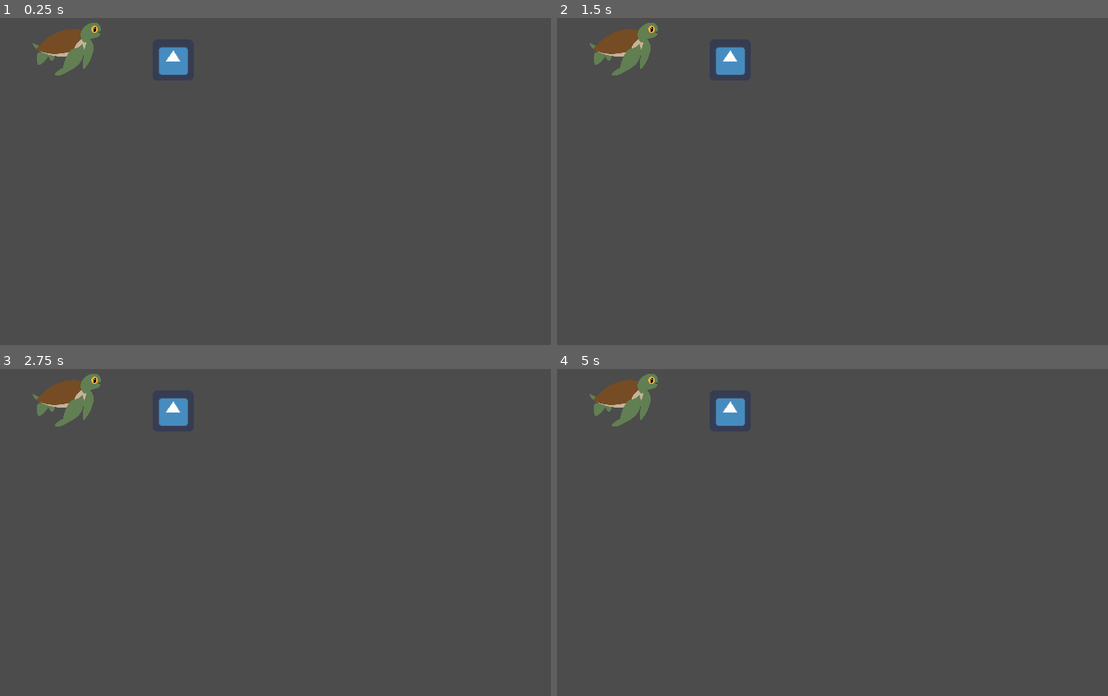
Above: before the commit, frames 1-4 (two rows, left to right).
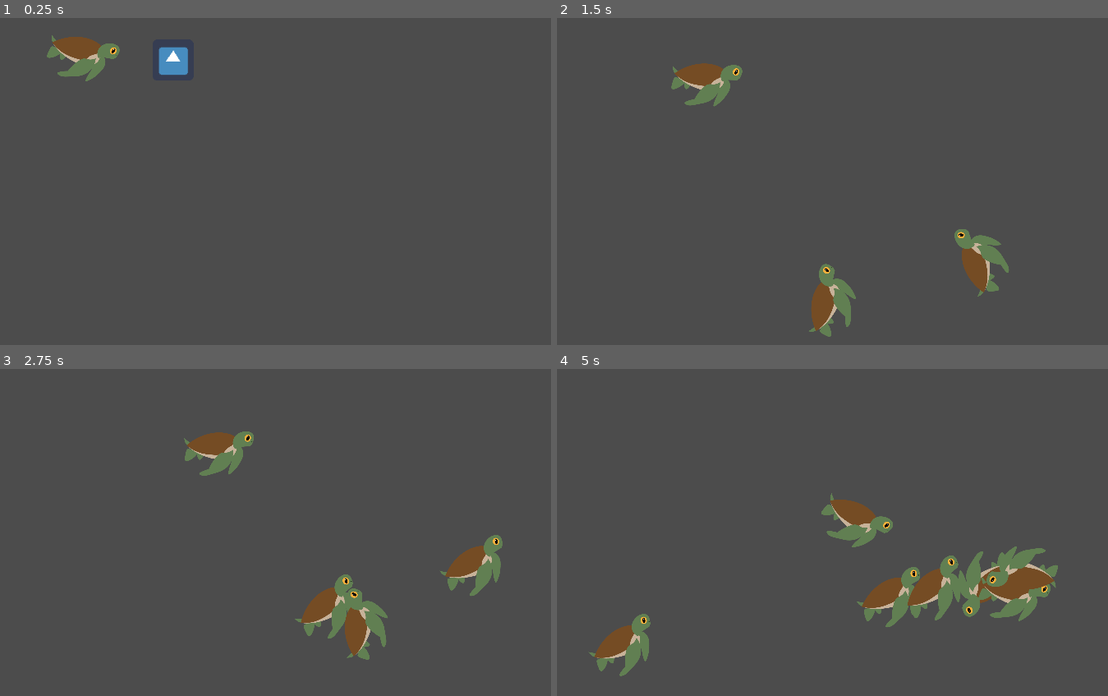
Above: after the commit, the same moments.

Repository: RobinRenggli/godotwildjam41
Game: Godot game, scene res://Ocean.tscn
Two runs of this game, one before a commit and one after it. Both use one fixed random seed, a clock stepped at 60 frames per second and the inputs below. The engine's default icon, where the game draws it, is replaced by a stand-in: a white triangle on a blue panel in a dark square.
Inputs:
- Up to frame 1 (0.25 s): no input
- Up to frame 2 (1.5 s): tap Space (spawn) at 0.6, 1.35 s
- Up to frame 3 (2.75 s): tap Space (spawn) at 2.1 s
- Up to frame 4 (5 s): tap Space (spawn) at 2.85, 3.6, 4.35 s

The runs differ from the first frame. In frame 1, 1.3% of the frame differs, in the area x 5-22%, y 1-20%; in frame 2, 4.5%; in frame 3, 5.6%; in frame 4, 8.0%, in the area x 5-91%, y 1-94%.
Error before the commit: Parse Error: Variable "Sprite" shadows a native class. (res://Creatures/Creature.gd:5)

Commit message:
remove space in globals

Diff:
--- a/GodotProjectFolder/BasicMovement.gd
+++ b/GodotProjectFolder/BasicMovement.gd
@@ -6,13 +6,13 @@
 var velocity = Vector2(1,0)
 var directionIndicatorVelocity = Vector2(1,0)
 
-func move(speed, Sprite):
+func move(speed, CreatureSprite):
 	directionIndicator = directionIndicator + directionIndicatorVelocity * speed * 2
 	if (out_of_bounds()):
 		directionIndicator = Vector2(rand_range(0, Constants.window_width), rand_range(0, Constants.window_height))
 
 	velocity = (directionIndicator - creature.global_position).normalized()
-	Sprite.rotation = velocity.angle()
+	CreatureSprite.rotation = velocity.angle()
 
 	creature.move_and_collide(velocity * speed)
 
--- a/GodotProjectFolder/Creatures/Creature.gd
+++ b/GodotProjectFolder/Creatures/Creature.gd
@@ -2,13 +2,13 @@
 
 onready var Stats = $Stats
 onready var Movement = $Movement
-onready var Sprite = $Sprite
+onready var CreatureSprite = $Sprite
 
 func _ready():
 	pass # Replace with function body.
 
 func _physics_process(delta):
-	Movement.move(Stats.speed * delta * Constants.delta_factor, Sprite)
+	Movement.move(Stats.speed * delta * Constants.delta_factor, CreatureSprite)
 
 func _on_Body_area_entered(area):
 	PlayerStats.change_currency(1)
--- a/GodotProjectFolder/Globals/Constants.gd
+++ b/GodotProjectFolder/Globals/Constants.gd
@@ -1,5 +1,4 @@
 extends Node
-
 
 var delta_factor = 30
 var window_width = 1024
--- a/GodotProjectFolder/Ocean.tscn
+++ b/GodotProjectFolder/Ocean.tscn
@@ -1,7 +1,8 @@
-[gd_scene load_steps=4 format=2]
+[gd_scene load_steps=5 format=2]
 
 [ext_resource path="res://Creatures/Creature.tscn" type="PackedScene" id=1]
 [ext_resource path="res://Currency/Currency.tscn" type="PackedScene" id=2]
+[ext_resource path="res://UtilNodes/CreatureSpawn.tscn" type="PackedScene" id=3]
 
 [sub_resource type="RectangleShape2D" id=1]
 extents = Vector2( 32, 32 )
@@ -17,4 +18,6 @@
 [node name="Currency" parent="." instance=ExtResource( 2 )]
 position = Vector2( 280, 81 )
 
+[node name="CreatureSpawn" parent="." instance=ExtResource( 3 )]
+
 [editable path="Creature"]
